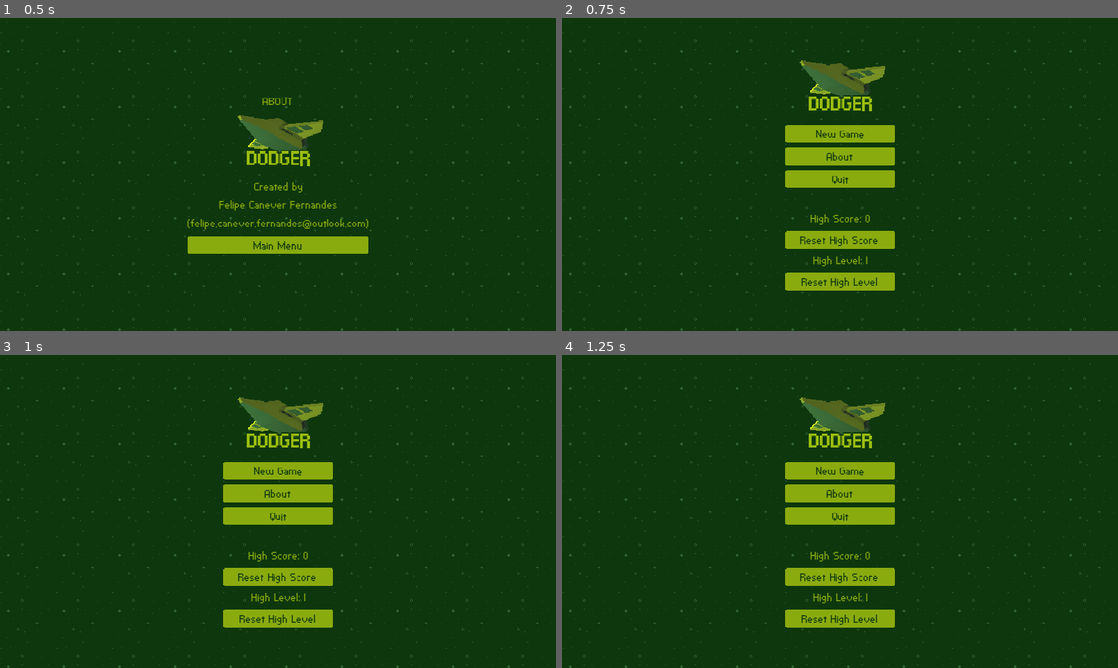
Above: before the commit, frames 1-4 (two rows, left to right).
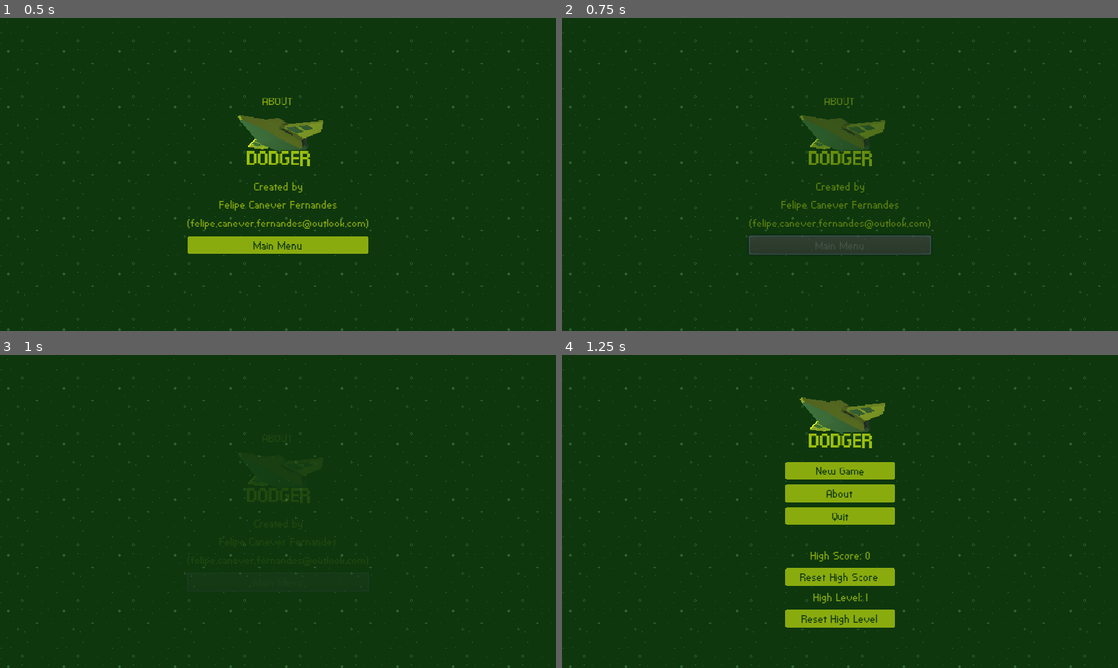
Above: after the commit, the same moments.

Repository: felipe-canever-fernandes/dodger
Game: Godot game, scene res://menus/AboutScreen.tscn
Two runs of this game, one before a commit and one after it. Both use one fixed random seed, a clock stepped at 60 frames per second and the inputs below. This scene is started directly instead of the project's main scene.
Inputs:
- Up to frame 1 (0.5 s): no input
- Up to frame 2 (0.75 s): click "Main Menu" at 0.5 s
- Up to frame 3 (1 s): no input
- Up to frame 4 (1.25 s): no input

Frame 1 is identical in both runs. In frame 2, 9.1% of the frame differs, in the area x 33-67%, y 13-88%; in frame 3, 7.1%; in frame 4, nothing differs.

Commit message:
Add transition to "Main Menu" button in about screen

Diff:
--- a/menus/AboutScreen.tscn
+++ b/menus/AboutScreen.tscn
@@ -1,10 +1,11 @@
-[gd_scene load_steps=6 format=2]
+[gd_scene load_steps=7 format=2]
 
 [ext_resource path="res://theme.tres" type="Theme" id=1]
 [ext_resource path="res://Background.tscn" type="PackedScene" id=2]
 [ext_resource path="res://menus/Logo.tscn" type="PackedScene" id=3]
 [ext_resource path="res://menus/GameButton.tscn" type="PackedScene" id=4]
 [ext_resource path="res://scripts/AboutScreen.gd" type="Script" id=5]
+[ext_resource path="res://menus/Transition.tscn" type="PackedScene" id=6]
 
 [node name="AboutScreen" type="Control"]
 anchor_right = 1.0
@@ -14,6 +15,8 @@
 __meta__ = {
 "_edit_use_anchors_": false
 }
+
+[node name="Transition" parent="." instance=ExtResource( 6 )]
 
 [node name="Background" parent="." instance=ExtResource( 2 )]
 
--- a/scripts/AboutScreen.gd
+++ b/scripts/AboutScreen.gd
@@ -1,6 +1,14 @@
 class_name AboutScreen
 extends Control
 
+onready var _transition: Transition = $Transition
+onready var _container: Container = $CenterContainer
+
+func _ready() -> void:
+	_transition.container = _container
+
 func _on_MainMenuButton_pressed() -> void:
+	yield(_transition.play(), "completed")
+
 	# warning-ignore:return_value_discarded
 	get_tree().change_scene_to(Screens.MAIN_MENU_SCENE)
